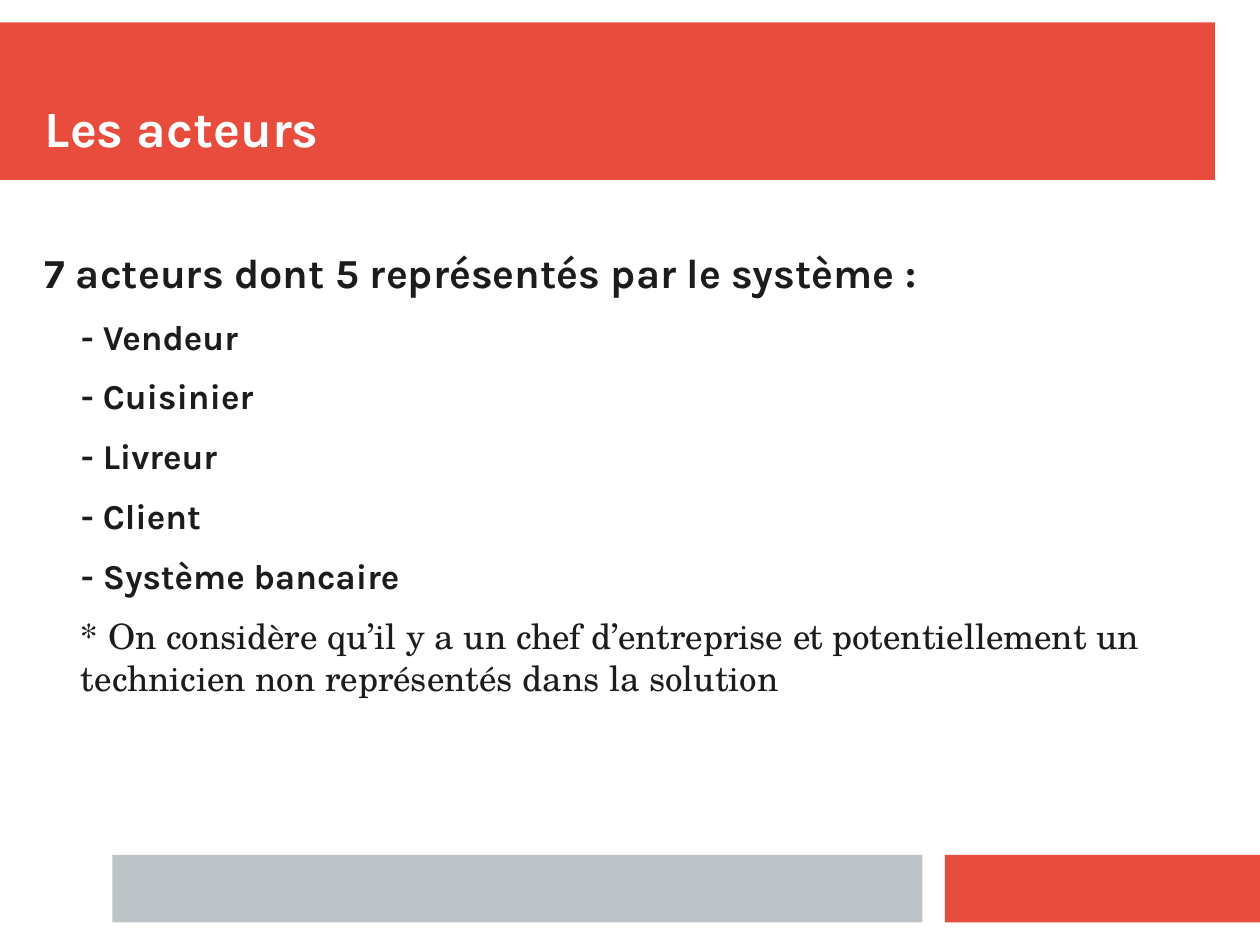
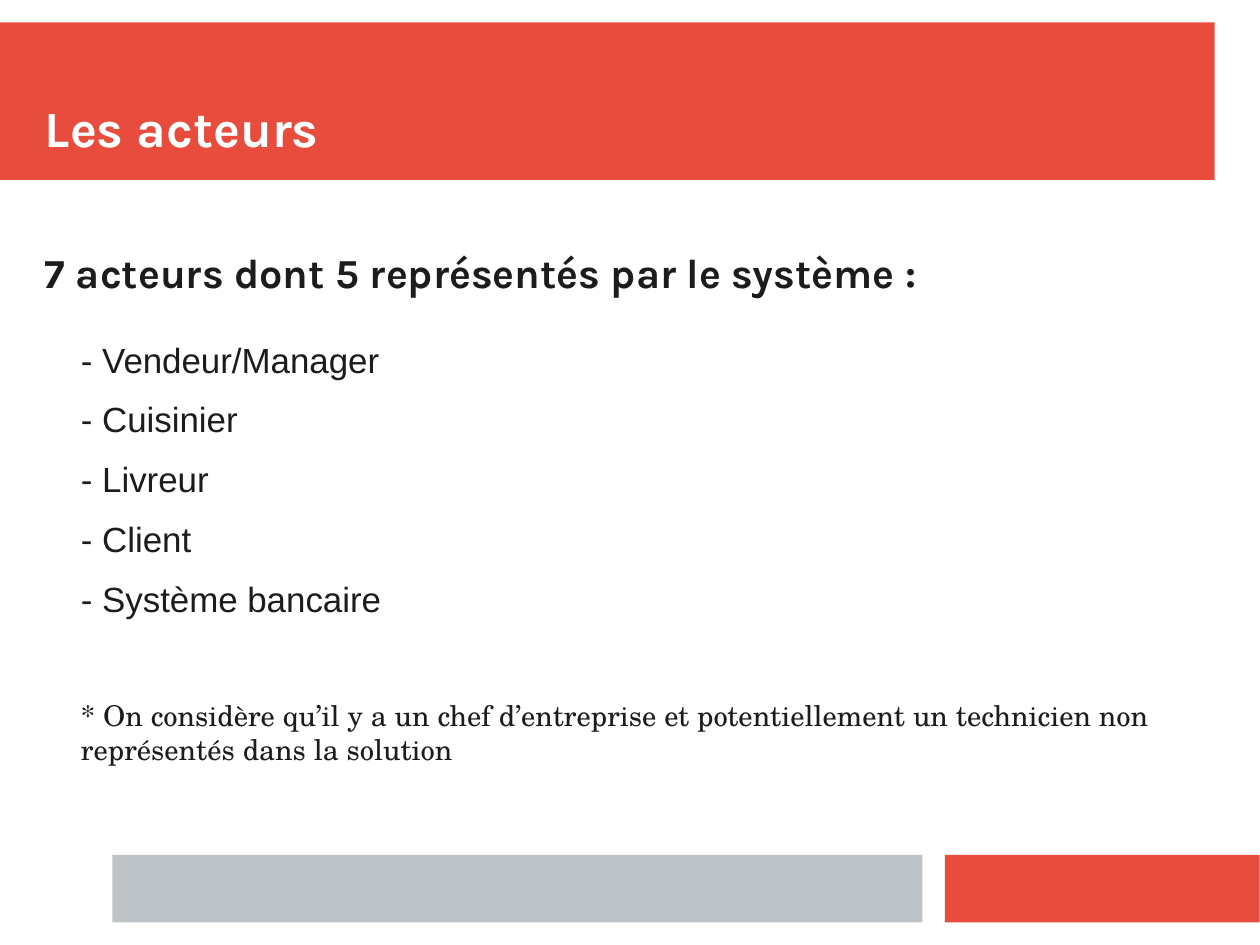
Before and after one commit to clemenceclaireR/spec_fonctionnelles_restaurant, a slide deck: slide 4 of diapo_presentation_solution.pptx (slide 3 before the commit). Drawn at 1260x945 pixels with LibreOffice and Linux fonts; fonts in the diff are those of the drawing. Boxes give left, top, right and bottom in pixels: in the first picture for what was removed or moved away, otherwise in the second. Text is boxed around its words. In the diff, an @@ line names an element or a change of style, - is before the commit and + after.

```diff
--- a/diapo_presentation_solution.pptx
+++ b/diapo_presentation_solution.pptx
@@ text at bbox=[45, 255, 1148, 766]: font Karla to Arial, bold off in "- Cuisinier", "- Livreur", "- Client", "- Système bancaire"; size 22 to 18 pt in "* On considère qu’il y a un ..."; more space between paragraphs; list level 2 to 1 in "- Cuisinier"; list level 2 to 1 in "- Livreur"; list level 2 to 1 in "- Client"; list level 2 to 1 in "- Système bancaire"; indent changed @@
@@ text at bbox=[102, 347, 379, 379]: text changed; font Karla to Arial; bold off @@
-  - Vendeur
+- Vendeur/Manager
```
Also in this commit, not shown: 6 other slides changed, 1 slide added.
